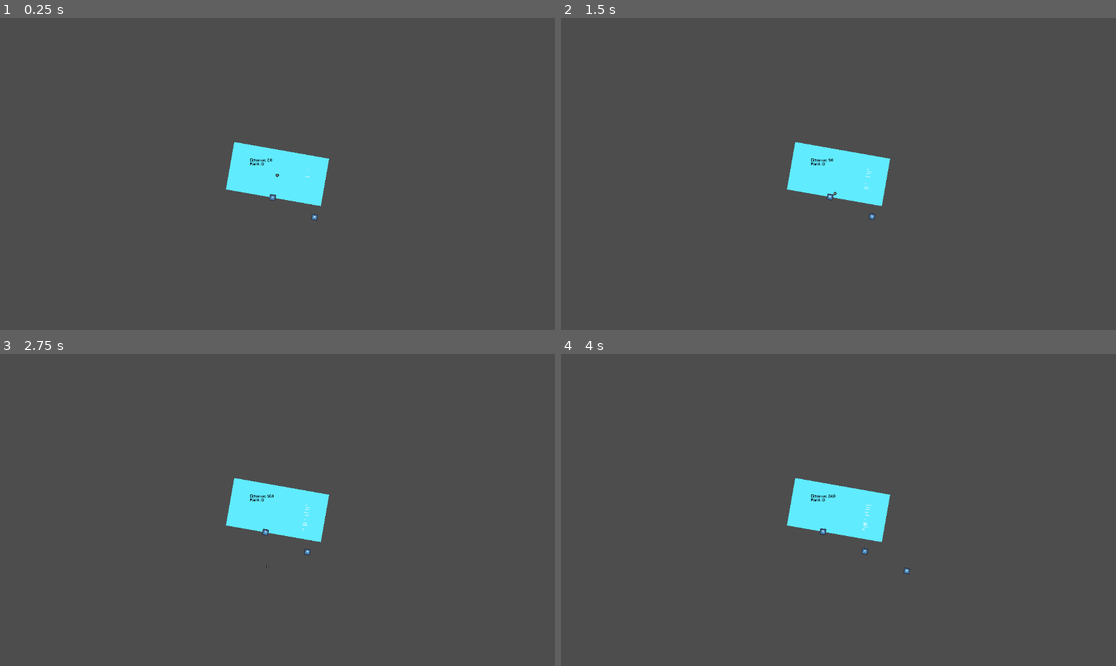
Above: before the commit, frames 1-4 (two rows, left to right).
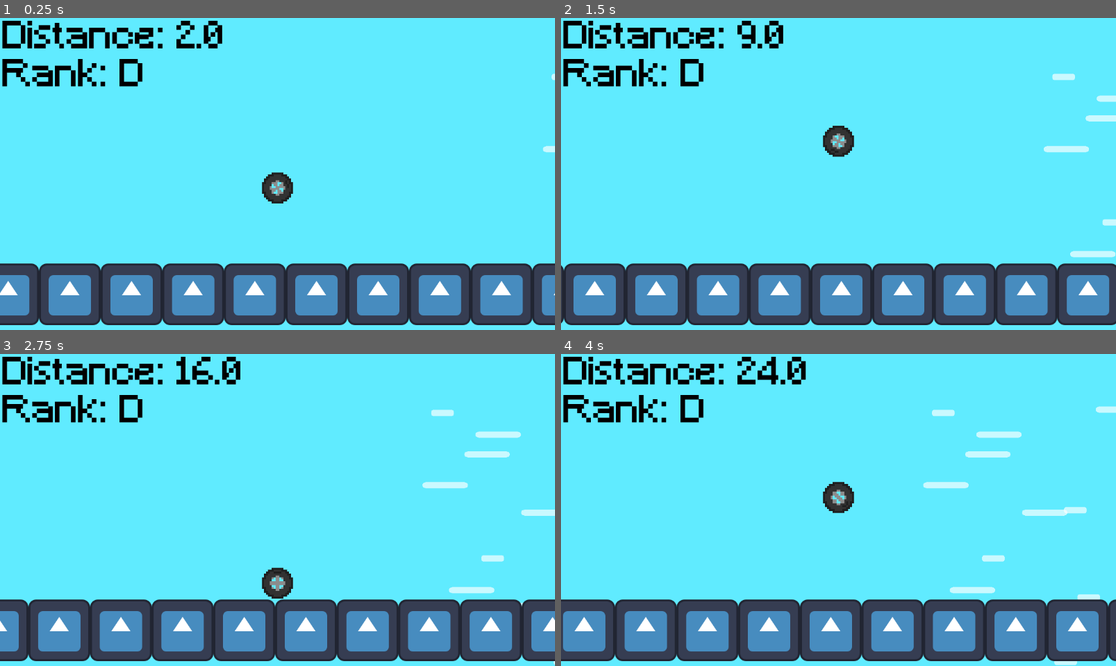
Above: after the commit, the same moments.

Repository: MrLogistick/rolled
Game: Godot game, scene res://Scenes/hamish_scene.tscn
Two runs of this game, one before a commit and one after it. Both use one fixed random seed, a clock stepped at 60 frames per second and the inputs below. The engine's default icon, where the game draws it, is replaced by a stand-in: a white triangle on a blue panel in a dark square.
Inputs:
- Up to frame 1 (0.25 s): no input
- Up to frame 2 (1.5 s): tap Space (Jump) at 0.77 s
- Up to frame 3 (2.75 s): tap Space (Jump) at 1.52 s
- Up to frame 4 (4 s): tap Space (Jump) at 3.02, 3.77 s

The runs differ from the first frame. In frame 1, 90% of the frame differs, in the area x 0-100%, y 0-100%; in frame 2, 89%; in frame 3, 89%; in frame 4, 90%.

Commit message:
Working Platforms

Diff:
--- a/Scenes/hamish_scene.tscn
+++ b/Scenes/hamish_scene.tscn
@@ -16,14 +16,9 @@
 scale = Vector2(0.5, 0.5)
 
 [node name="Camera2D" type="Camera2D" parent="."]
-rotation = -0.174533
 ignore_rotation = false
-zoom = Vector2(0.1, 0.1)
 
 [node name="CanvasLayer" type="CanvasLayer" parent="."]
-rotation = -0.1745327
-scale = Vector2(1.0000002, 1.0000002)
-transform = Transform2D(0.984808, -0.173648, 0.173648, 0.984808, 0, 0)
 follow_viewport_enabled = true
 
 [node name="DistanceText" type="Label" parent="CanvasLayer"]
@@ -66,5 +61,4 @@
 
 [node name="SpawnPoint" type="Node2D" parent="GroundManager"]
 unique_name_in_owner = true
-position = Vector2(800, 250)
 script = ExtResource("5_7osyn")
--- a/Scripts/cloud.gd
+++ b/Scripts/cloud.gd
@@ -1,6 +1,6 @@
 extends Panel
 
-@export var MovementSpeed = 10
+@export var MovementSpeed = 100
 # Called when the node enters the scene tree for the first time.
 func _ready() -> void:
 	position.x = 576
--- a/Scripts/ground_movement.gd
+++ b/Scripts/ground_movement.gd
@@ -1,19 +1,14 @@
 extends StaticBody2D
 
 @onready var end_platform: Node2D = $EndPlatform
-
 var spawn_node
-
 
 const PLATFORM_SIZE = 128
 var spawnpoint: Vector2
 var speed = 60
 var has_spawned = false
 
-
-
 func _process(delta: float) -> void:
-	spawnpoint = Vector2(800, 250)
 	if spawnpoint == Vector2.ZERO:
 		print("'spawnpoint' has not been set.")
 		return
@@ -23,6 +18,7 @@
 	var ep_position = end_platform.global_position
 	# spawns a new platform when the edge of the old platform reaches the edge
 	if ep_position.x < spawnpoint.x && has_spawned == false:
+		print(ep_position)
 		spawn_node.spawn_ground(Vector2(ep_position.x + PLATFORM_SIZE / 2, ep_position.y))
 		has_spawned = true
 
--- a/Scripts/spawn_point.gd
+++ b/Scripts/spawn_point.gd
@@ -3,12 +3,11 @@
 const GROUND = preload("res://Scenes/ground.tscn")
 
 func _ready() -> void:
-	spawn_ground(Vector2(-global_position.x, global_position.y))
+	spawn_ground(Vector2(-800, 250))
 
 func spawn_ground(pos: Vector2) -> void:
 	var ground = GROUND.instantiate()
+	ground.spawnpoint = Vector2(800, 250)
 	ground.global_position = pos
 	ground.spawn_node = %SpawnPoint
 	add_child(ground)
-	print(global_position)
-	ground.spawnpoint = global_position
